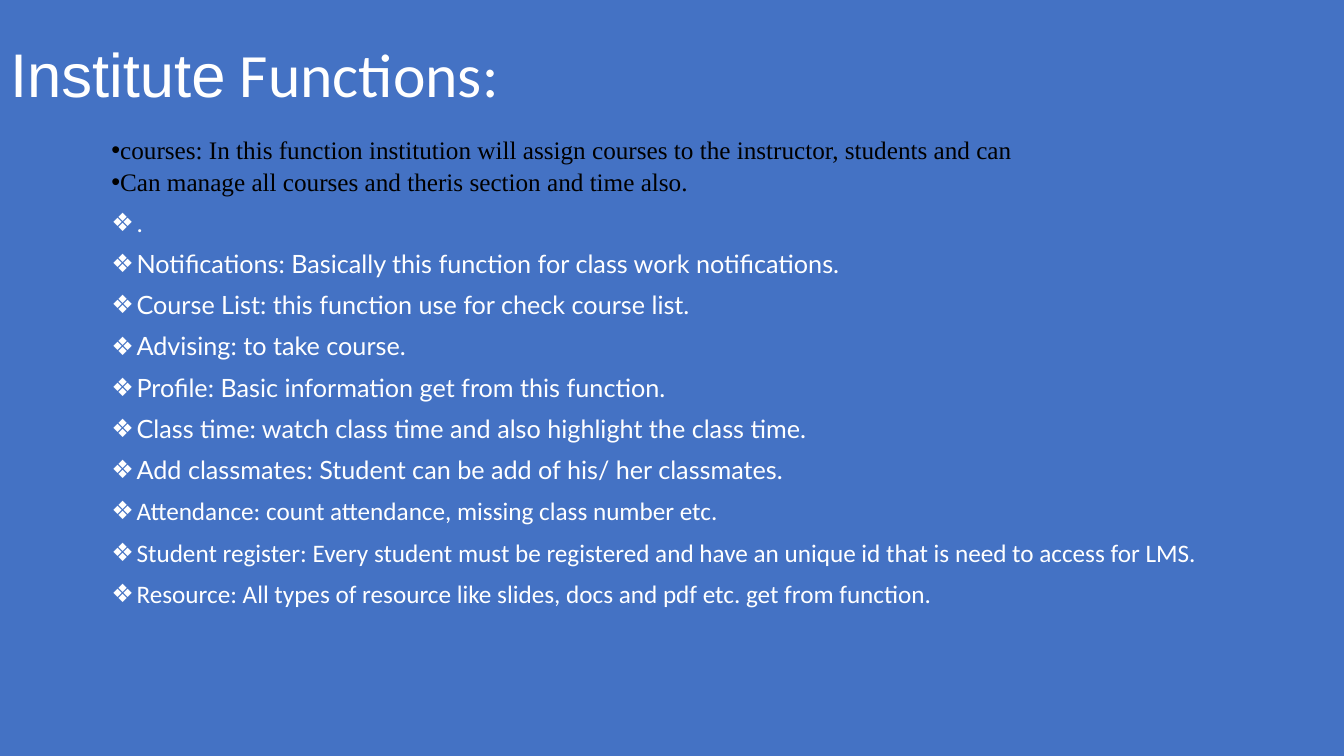
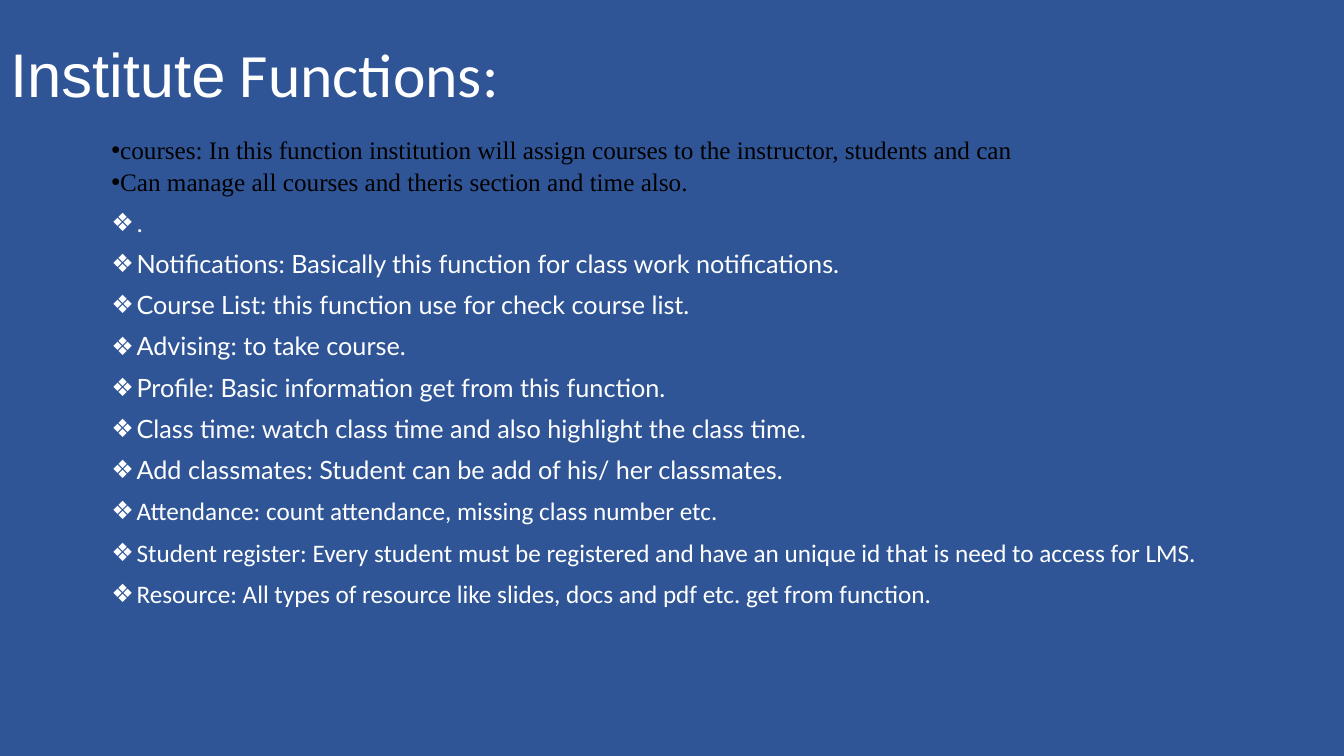
Before and after one commit to maruf1020/CSE499SU20Group1SAA3NSU, a slide deck: slide 5 of Documention/Group project proposal/Presentation.pptx (slide 7 before the commit). Drawn at 1344x756 pixels with LibreOffice and Linux fonts; fonts in the diff are those of the drawing. Boxes give left, top, right and bottom in pixels: in the first picture for what was removed or moved away, otherwise in the second. Text is boxed around its words. In the diff, an @@ line names an element or a change of style, - is before the commit and + after.

```diff
--- a/Documention/Group project proposal/Presentation.pptx
+++ b/Documention/Group project proposal/Presentation.pptx
@@ background #4472C4 to #2F5597 @@
```
Also in this commit, not shown: 1 slide added.
